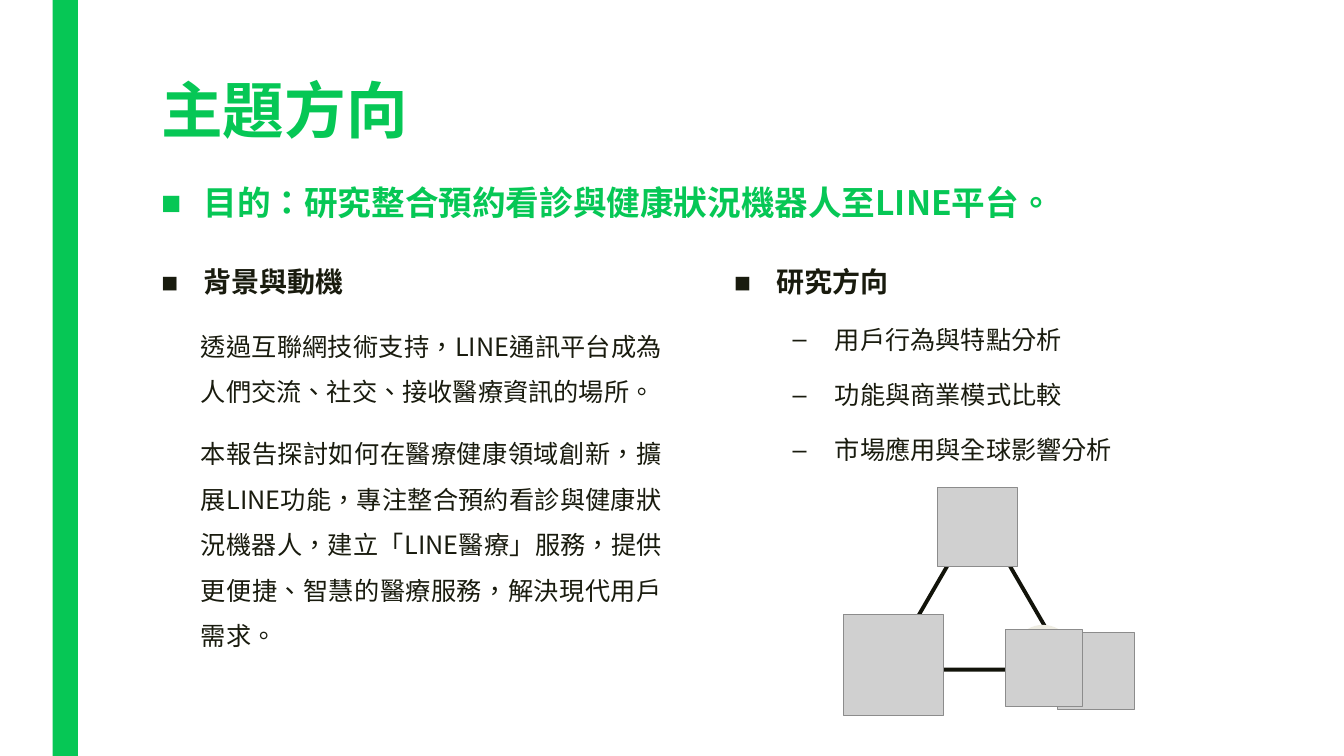
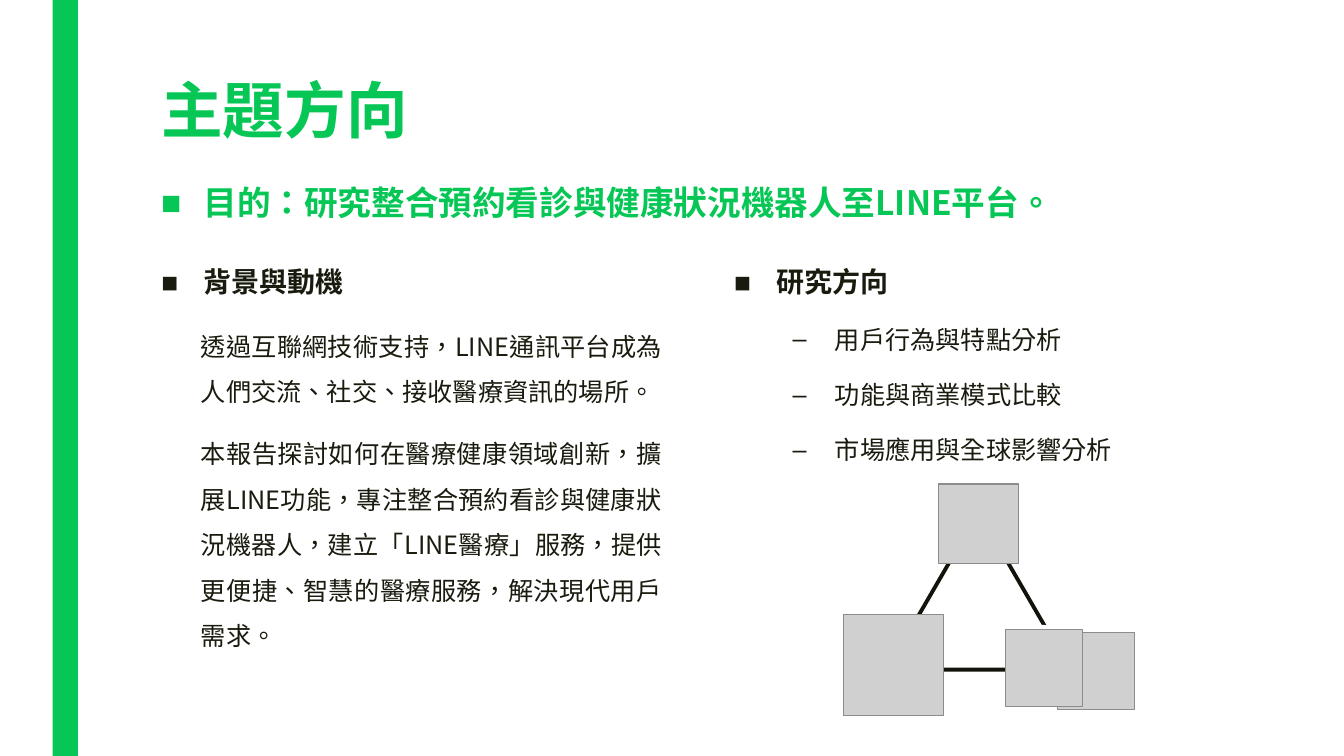
Before and after one commit to plum0411/e-commerce, a slide deck: slide 3 of LINE在電商領域能提出之新功能.pptx. Drawn at 1344x756 pixels with LibreOffice and Linux fonts; fonts in the diff are those of the drawing; grey boxes stand for pictures. Boxes give left, top, right and bottom in pixels: in the first picture for what was removed or moved away, otherwise in the second. Text is boxed around its words. In the diff, an @@ line names an element or a change of style, - is before the commit and + after.

Commit message:
fix ppt bug

```diff
--- a/LINE在電商領域能提出之新功能.pptx
+++ b/LINE在電商領域能提出之新功能.pptx
@@ picture: place and size @@
-picture at (938, 488, 1017, 568)
+picture at (939, 484, 1018, 564)
@@ ellipse at (1012, 625, 1074, 687): fill #EFEDE3 to #FFFFFF @@
```
Also in this commit, not shown: 5 other slides changed.
